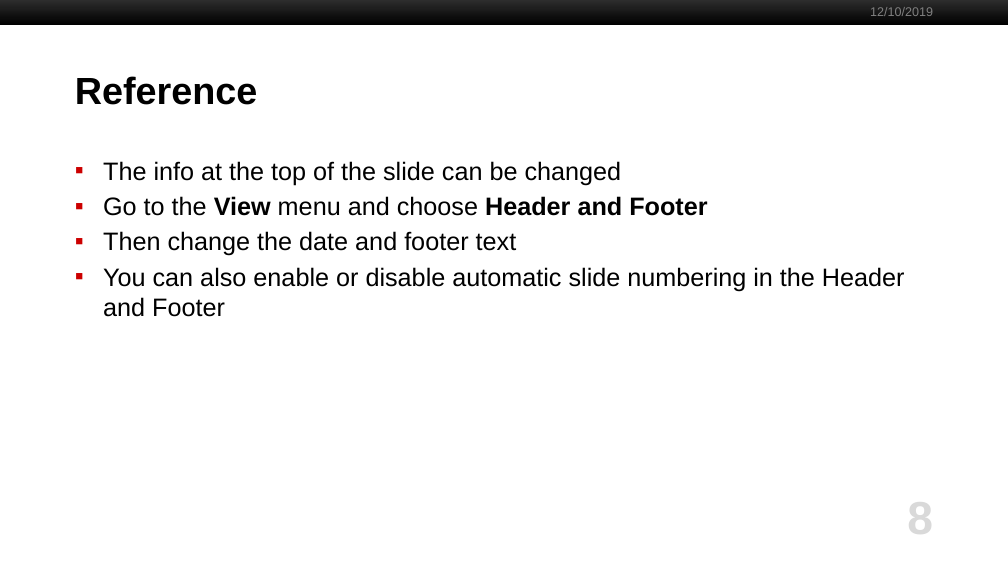
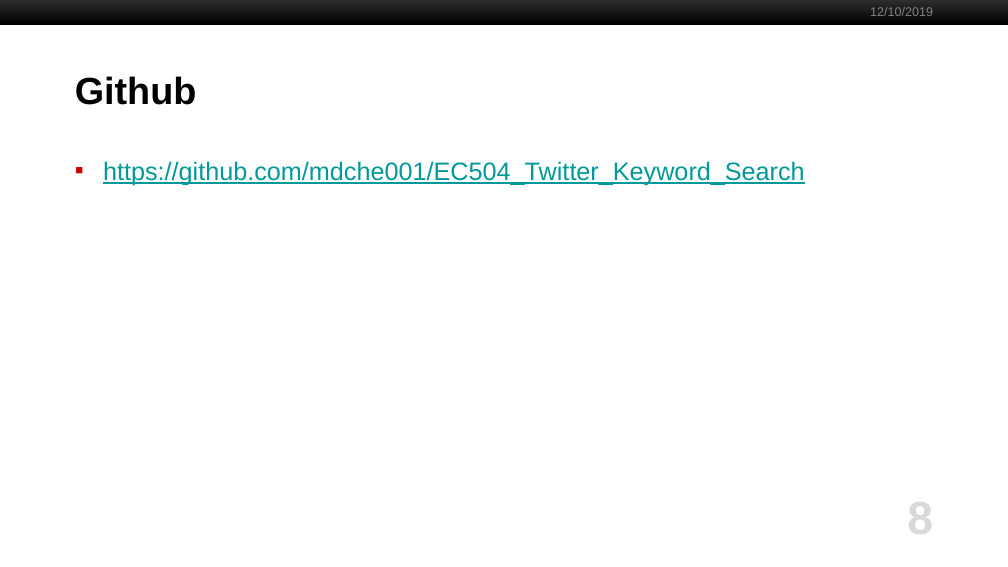
Before and after one commit to mdche001/EC504_Twitter_Keyword_Search, a slide deck: slide 8 of EC504_pre.pptx. Drawn at 1008x567 pixels with LibreOffice and Linux fonts; fonts in the diff are those of the drawing; background and template pictures are left out. Boxes give left, top, right and bottom in pixels: in the first picture for what was removed or moved away, otherwise in the second. Text is boxed around its words. In the diff, an @@ line names an element or a change of style, - is before the commit and + after.

```diff
--- a/EC504_pre.pptx
+++ b/EC504_pre.pptx
@@ title at [75, 76, 197, 105]: text changed @@
-Reference
+Github
@@ text at [103, 161, 805, 185]: text changed; text colour #000000 to #009999 @@
-▪ The info at the top of the slide can be changed
-▪ Go to the View menu and choose Header and Footer
-▪ Then change the date and footer text
-▪ You can also enable or disable automatic slide numbering in the Header and Footer
+▪ https://github.com/mdche001/EC504_Twitter_Keyword_Search
```
Also in this commit, not shown: 1 other slide changed.
